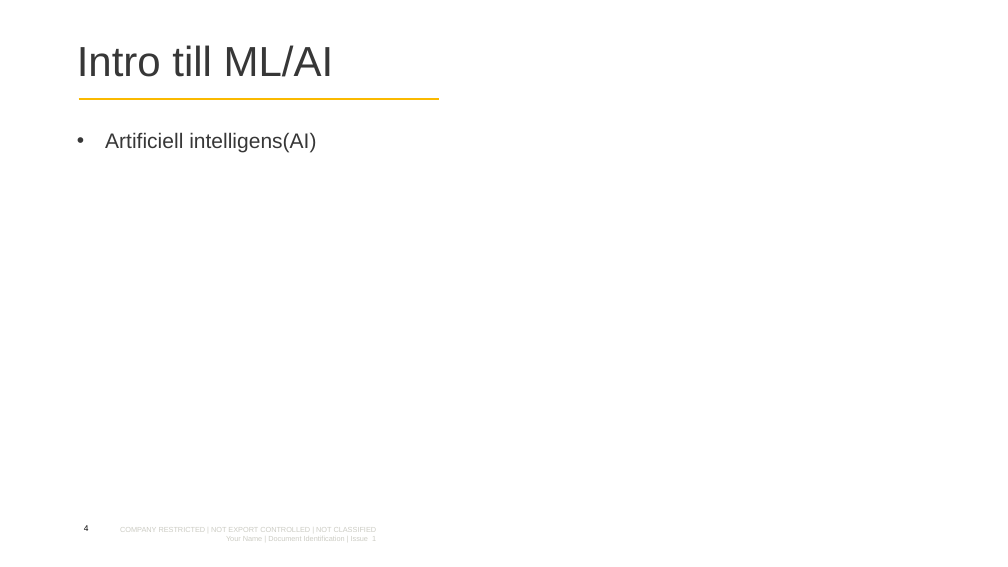
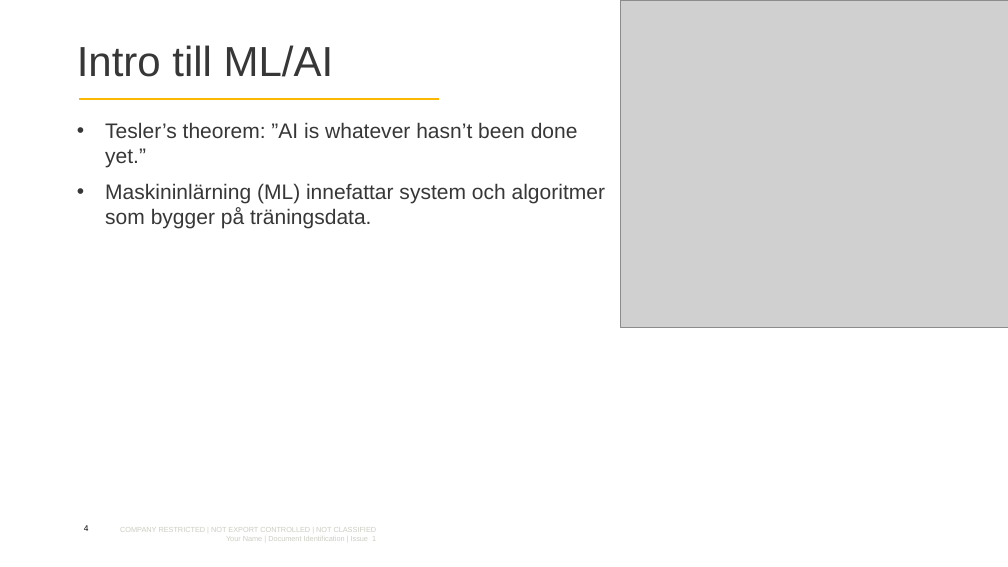
Before and after one commit to gurrajo/phaseField, a slide deck: slide 4 of docs/Mittpressentation.pptx. Drawn at 1008x567 pixels with LibreOffice and Linux fonts; fonts in the diff are those of the drawing; grey boxes stand for pictures; background and template pictures are left out. Boxes give left, top, right and bottom in pixels: in the first picture for what was removed or moved away, otherwise in the second. Text is boxed around its words. In the diff, an @@ line names an element or a change of style, - is before the commit and + after.

```diff
--- a/docs/Mittpressentation.pptx
+++ b/docs/Mittpressentation.pptx
@@ picture added at (x1=620, y1=0, x2=1008, y2=328) @@
@@ text at (x1=105, y1=122, x2=605, y2=229): text changed @@
-• Artificiell intelligens(AI)
+• Tesler’s theorem: ”AI is whatever hasn’t been done yet.”
+• Maskininlärning (ML) innefattar system och algoritmer som bygger på träningsdata.
```
Also in this commit, not shown: 5 slides added, 2 other files.
